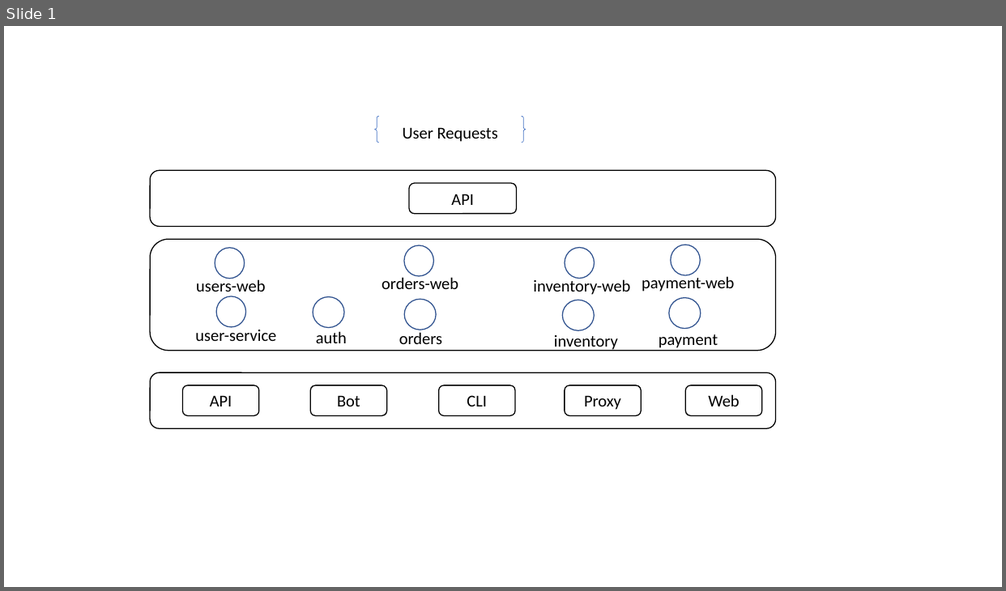
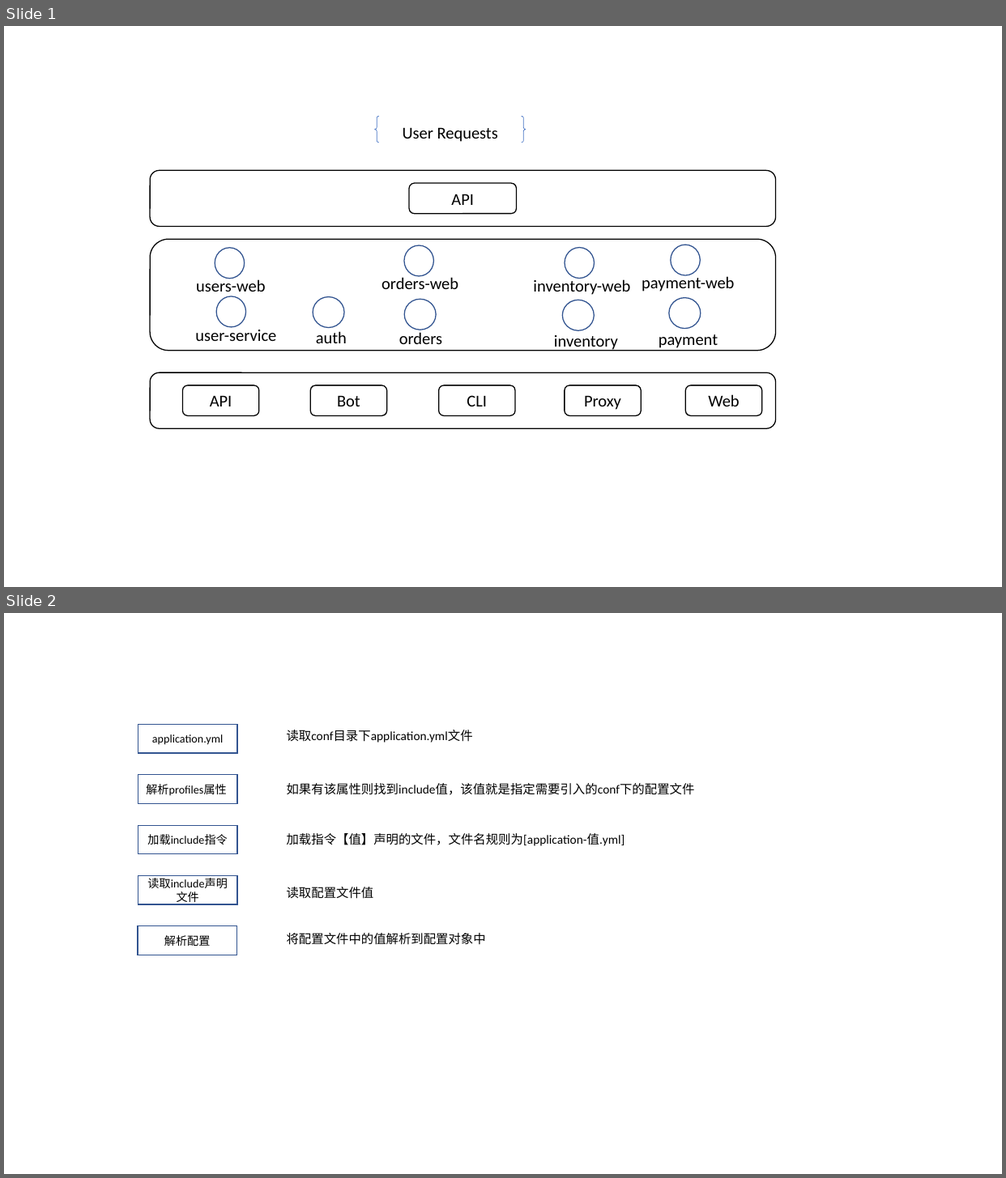
Before and after one commit to printfcoder/stack-rpc-tutorials, a slide deck: microservice-in-micro/docs/design.pptx. Shown one above the other, each under a label of ours: slide 1 before the commit, slides 1 and 2 after it. The pictures are 1006x591 and 1006x1178 pixels, drawn with LibreOffice and Linux fonts; fonts in the diff are those of the drawing. Boxes give left, top, right and bottom in pixels: in the first picture for what was removed or moved away, otherwise in the second. Text is boxed around its words. In the diff, an @@ line names an element or a change of style, - is before the commit and + after.

Commit message:
配置与用户模型服务

```diff
--- a/microservice-in-micro/docs/design.pptx
+++ b/microservice-in-micro/docs/design.pptx
@@ slide 2 added at bbox=[4, 613, 1002, 1174], background #FFFFFF @@
@@ rectangle added at bbox=[138, 725, 237, 753], fill #FFFFFF, outline #325491 1 pt, 11 pt, text #000000 @@
+application.yml
@@ text added at bbox=[287, 730, 473, 743], 12 pt, text #000000 @@
+读取conf目录下application.yml文件
@@ rectangle added at bbox=[138, 775, 237, 803], fill #FFFFFF, outline #325491 1 pt, 11 pt, text #000000 @@
+解析profiles属性
@@ text added at bbox=[287, 783, 695, 795], 12 pt, text #000000 @@
+如果有该属性则找到include值，该值就是指定需要引入的conf下的配置文件
@@ rectangle added at bbox=[138, 825, 237, 854], fill #FFFFFF, outline #325491 1 pt, 11 pt, text #000000 @@
+加载include指令
@@ text added at bbox=[287, 833, 625, 846], 12 pt, text #000000 @@
+加载指令【值】声明的文件，文件名规则为[application-值.yml]
@@ rectangle added at bbox=[138, 875, 237, 905], fill #FFFFFF, outline #325491 1 pt, 11 pt, text #000000 @@
+读取include声明文件
@@ text added at bbox=[287, 887, 374, 899], 12 pt, text #000000 @@
+读取配置文件值
@@ rectangle added at bbox=[138, 926, 237, 955], fill #FFFFFF, outline #325491 1 pt, 11 pt, text #000000 @@
+解析配置
@@ text added at bbox=[287, 933, 486, 945], 12 pt, text #000000 @@
+将配置文件中的值解析到配置对象中
```
Also in this commit, not shown: 23 other files.
